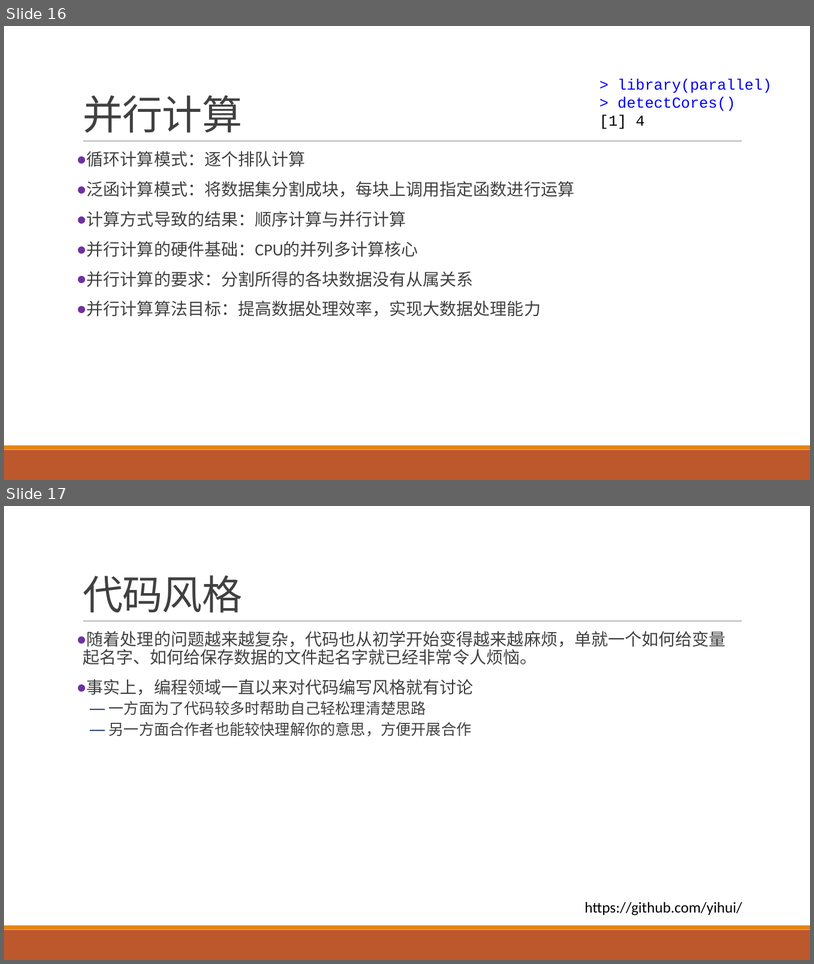
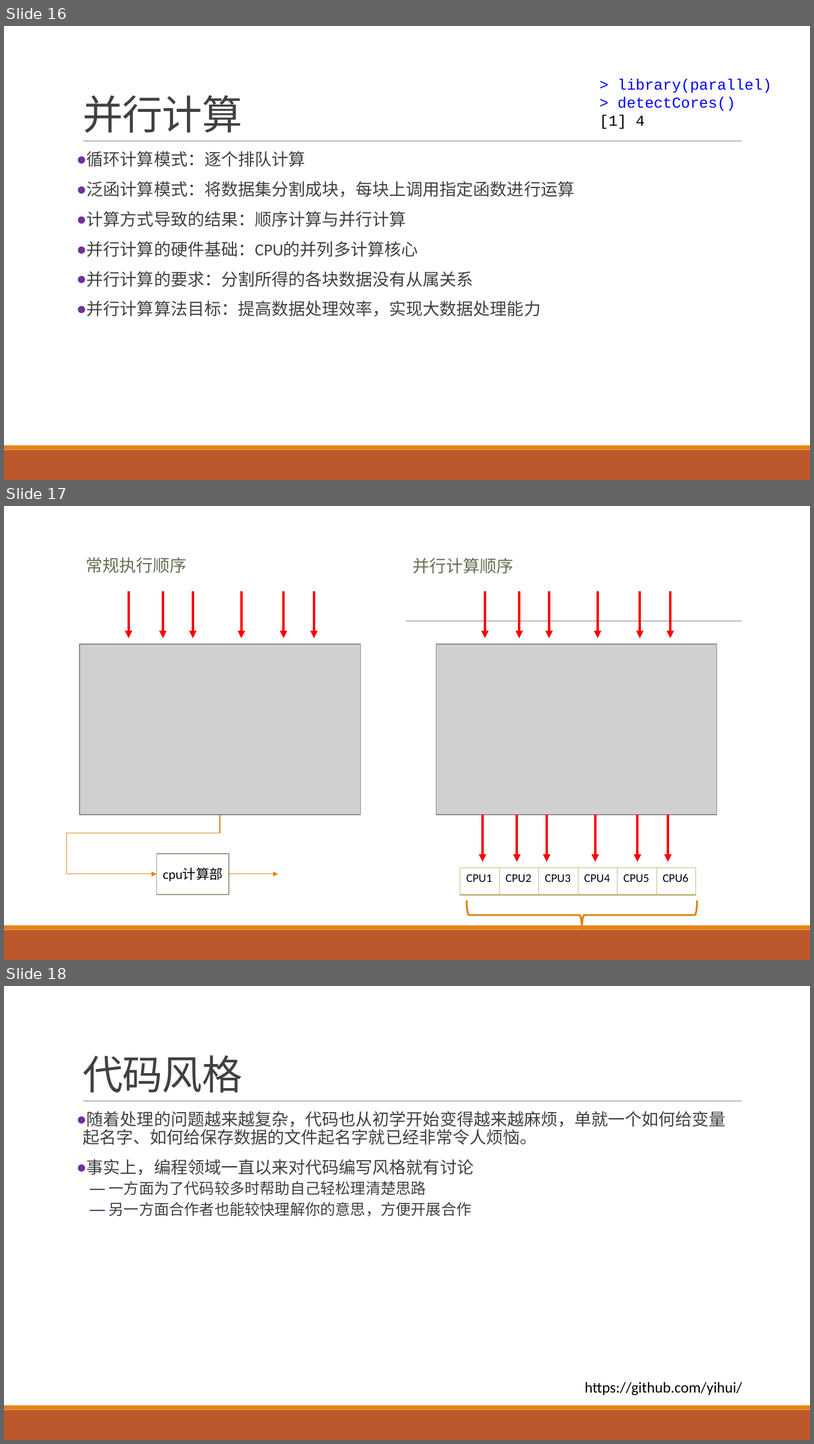
Before and after one commit to exoplanetX/DataAnalytics, a slide deck: 数据分析-6-函数式编程.pptx. Shown one above the other, each under a label of ours: slides 16 and 17 before the commit, slides 16, 17 and 18 after it. The pictures are 814x964 and 814x1444 pixels, drawn with LibreOffice and Linux fonts; fonts in the diff are those of the drawing; grey boxes stand for pictures. Boxes give left, top, right and bottom in pixels: in the first picture for what was removed or moved away, otherwise in the second. Text is boxed around its words. In the diff, an @@ line names an element or a change of style, - is before the commit and + after.

```diff
--- a/数据分析-6-函数式编程.pptx
+++ b/数据分析-6-函数式编程.pptx
@@ slide 17 added at box(4, 506, 810, 960), background #FFFFFF; not listed: 3 template elements that a slide beside it also shows @@
@@ text added at box(86, 557, 186, 573), 20 pt, text #637052 @@
+常规执行顺序
@@ text added at box(413, 558, 514, 574), 20 pt, text #637052 @@
+并行计算顺序
@@ arrow added from (129, 591) to (129, 638), #FF0000 3 pt @@
@@ arrow added from (163, 591) to (163, 638), #FF0000 3 pt @@
@@ arrow added from (193, 591) to (193, 638), #FF0000 3 pt @@
@@ arrow added from (242, 591) to (242, 638), #FF0000 3 pt @@
@@ arrow added from (284, 591) to (284, 638), #FF0000 3 pt @@
@@ arrow added from (314, 591) to (314, 638), #FF0000 3 pt @@
@@ arrow added from (485, 591) to (485, 638), #FF0000 3 pt @@
@@ arrow added from (519, 591) to (519, 638), #FF0000 3 pt @@
@@ arrow added from (549, 591) to (549, 638), #FF0000 3 pt @@
@@ arrow added from (598, 591) to (598, 638), #FF0000 3 pt @@
@@ arrow added from (641, 591) to (641, 638), #FF0000 3 pt @@
@@ arrow added from (671, 591) to (671, 638), #FF0000 3 pt @@
@@ picture added at box(80, 644, 361, 814) @@
@@ picture added at box(436, 644, 717, 814) @@
@@ elbow arrow added from (220, 814) to (156, 874), #E48312 1 pt @@
@@ arrow added from (483, 814) to (483, 862), #FF0000 3 pt @@
@@ arrow added from (517, 814) to (517, 862), #FF0000 3 pt @@
@@ arrow added from (547, 814) to (547, 862), #FF0000 3 pt @@
@@ arrow added from (596, 814) to (596, 862), #FF0000 3 pt @@
@@ arrow added from (638, 814) to (638, 862), #FF0000 3 pt @@
@@ arrow added from (668, 814) to (668, 862), #FF0000 3 pt @@
@@ rectangle added at box(156, 853, 229, 894), fill #FFFFFF, outline #94A088 1.25 pt, 16 pt, text #000000 @@
+cpu计算部
@@ arrow added from (229, 874) to (279, 874), #E48312 1 pt @@
@@ table added at box(461, 868, 696, 895), 1 rows, 6 columns @@
+CPU1 | CPU2 | CPU3 | CPU4 | CPU5 | CPU6
@@ left brace added at box(467, 900, 698, 929), outline #E48312 2.25 pt @@
@@ what was slide 17 is now slide 18 @@
```
Also in this commit, not shown: 7 slides changed, 1 other file.
